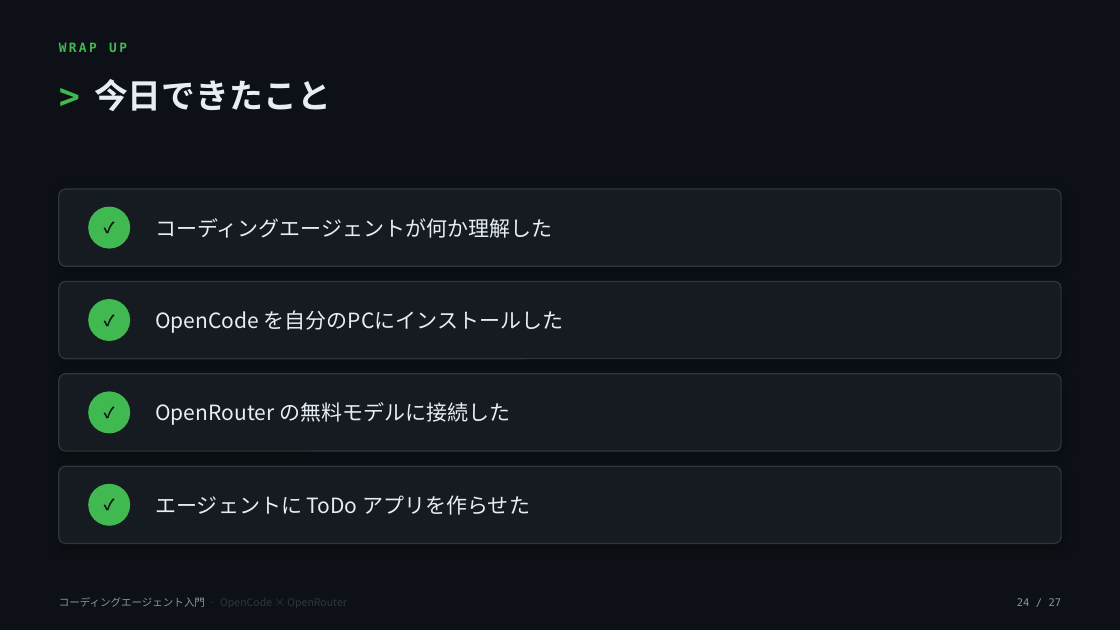
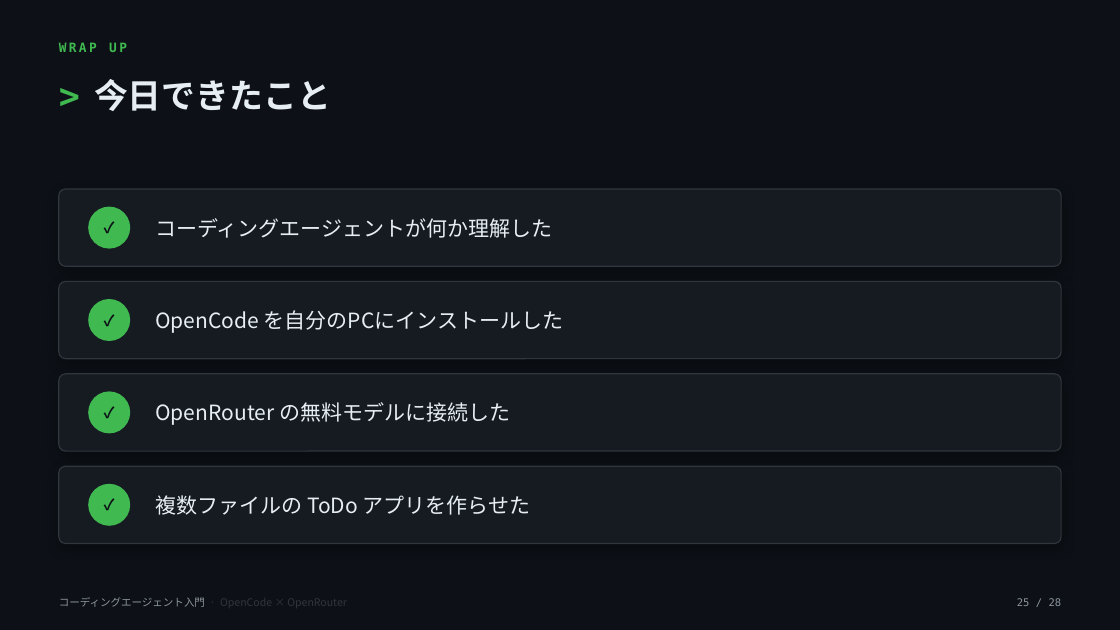
Before and after one commit to OJII3/localllm_agent_example, a slide deck: slide 25 of slides/seminar.pptx (slide 24 before the commit). Drawn at 1120x630 pixels with LibreOffice and Linux fonts; fonts in the diff are those of the drawing. Boxes give left, top, right and bottom in pixels: in the first picture for what was removed or moved away, otherwise in the second. Text is boxed around its words. In the diff, an @@ line names an element or a change of style, - is before the commit and + after.

```diff
--- a/slides/seminar.pptx
+++ b/slides/seminar.pptx
@@ text at [155,495,531,515]: text changed @@
-エージェントに ToDo アプリを作らせた
+複数ファイルの ToDo アプリを作らせた
@@ text at [1017,598,1062,606]: text changed @@
-24 / 27
+25 / 28
```
Also in this commit, not shown: 23 other slides changed, 3 slides added, 2 slides removed, 2 other files.
